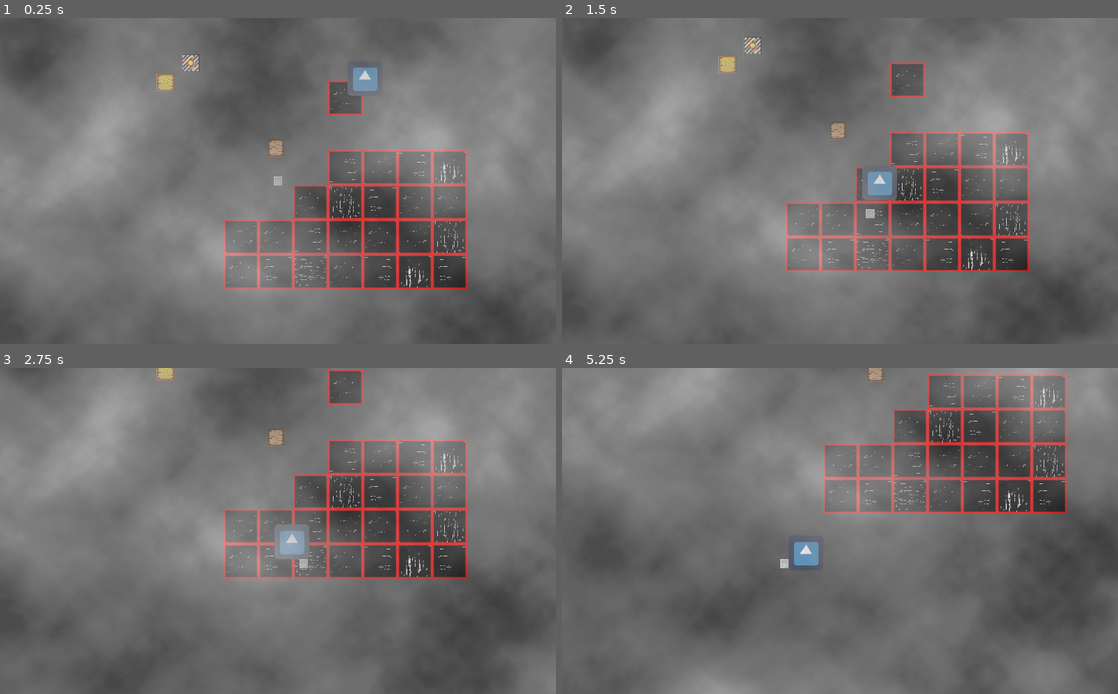
Above: before the commit, frames 1-4 (two rows, left to right).
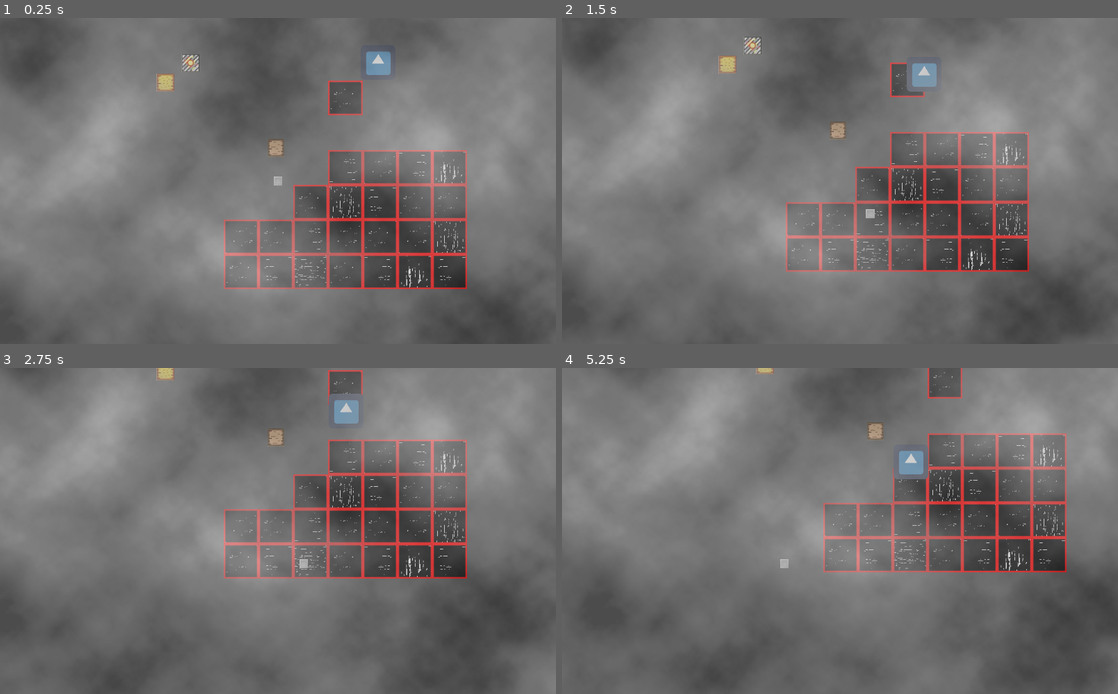
Above: after the commit, the same moments.

Repository: Screen-Punch/intd450
Game: Godot game, scene res://Scenes/colworld.tscn
The game is run twice, just before and just after one commit, with the same random seed, the same clock (stepped at 60 frames per second) and the same inputs. The engine's default icon, where the game draws it, is replaced by a stand-in: a white triangle on a blue panel in a dark square.
Inputs:
- Up to frame 1 (0.25 s): no input
- Up to frame 2 (1.5 s): hold Right (move_right) 0.53-1.28 s; hold Down (move_bottom) 0.53-1.28 s; hold Left (move_left) from 1.28 s (still down); tap Down (move_bottom) at 1.35 s
- Up to frame 3 (2.75 s): release Left (move_left) at 2.03 s; hold Right (move_right) from 2.03 s (still down); hold Down (move_bottom) from 2.03 s (still down)
- Up to frame 4 (5.25 s): release Right (move_right) at 2.78 s; release Down (move_bottom) at 2.78 s; hold Up (move_up) 2.78-3.53 s; tap Down (move_bottom) at 2.85, 4.35 s; hold Down (move_bottom) 3.53-4.28 s; hold Left (move_left) from 3.53 s (still down); hold Down (move_bottom) from 5.03 s (still down)

The runs differ from the first frame. In frame 1, 0.6% of the frame differs, in the area x 62-71%, y 10-24%; in frame 2, 1.1%; in frame 3, 1.1%; in frame 4, 32%, in the area x 0-100%, y 0-100%.

Commit message:
add_heart_beat_system

Diff:
--- /dev/null
+++ b/Scenes/Node.gd
@@ -0,0 +1,15 @@
+extends Node
+
+# class member variables go here, for example:
+# var a = 2
+# var b = "textvar"
+
+func _ready():
+	# Called when the node is added to the scene for the first time.
+	# Initialization here
+	pass
+
+#func _process(delta):
+#	# Called every frame. Delta is time since last frame.
+#	# Update game logic here.
+#	pass
--- /dev/null
+++ b/Scenes/Shaker.gd
@@ -0,0 +1,22 @@
+extends Node
+
+# class member variables go here, for example:
+# var a = 2
+# var b = "textvar"
+
+onready var camera = get_parent()
+
+var time = 0
+
+
+
+func _ready():
+	pass
+
+func shake(magnitude):
+
+	var offset = Vector2()
+	offset.x = rand_range(-magnitude,magnitude)
+	offset.y = rand_range(-magnitude,magnitude)
+	camera.set_offset(offset)
+	yield(get_tree(),"idle_frame")
--- a/Scenes/colworld.tscn
+++ b/Scenes/colworld.tscn
@@ -12,7 +12,7 @@
 custom_solver_bias = 0.0
 extents = Vector2( 16.2355, 16.2734 )
 
-[node name="colworld" type="Node2D" index="0"]
+[node name="colworld" type="Node2D"]
 
 [node name="TileMap" type="TileMap" parent="." index="0"]
 
@@ -96,9 +96,12 @@
 position = Vector2( 129.649, 97.3518 )
 next_world = "res://Scenes/colworld2.tscn"
 
-[node name="Monster" parent="." index="6" instance=ExtResource( 5 )]
+[node name="Monster" parent="." index="6" groups=[
+"Monster",
+] instance=ExtResource( 5 )]
 
 position = Vector2( 484.958, 85.9419 )
+SPEED = 50
 
 [node name="Fog" type="Sprite" parent="." index="7"]
 
--- a/Scenes/colworld2.tscn
+++ b/Scenes/colworld2.tscn
@@ -4,7 +4,7 @@
 [ext_resource path="res://Scenes/player.tscn" type="PackedScene" id=2]
 [ext_resource path="res://Scenes/next_W.tscn" type="PackedScene" id=3]
 
-[node name="colworld2" type="Node"]
+[node name="colworld2" type="Node" index="0"]
 
 [node name="TileMap" type="TileMap" parent="." index="0"]
 
@@ -24,7 +24,7 @@
 collision_mask = 1
 occluder_light_mask = 1
 format = 1
-tile_data = PoolIntArray( 0, 1, 0, 1, 1, 0, 2, 1, 0, 3, 1, 0, 4, 1 …(1235 unchanged characters)…
+tile_data = PoolIntArray( -1179628, 11, 0, 0, 1, 0, 1, 1, 0, 2, 1, 0, 3, 1, 0, 4, 1 …(1235 unchanged characters)…
 _sections_unfolded = [ "Cell" ]
 
 [node name="player" parent="." index="1" instance=ExtResource( 2 )]
--- a/Scenes/player.tscn
+++ b/Scenes/player.tscn
@@ -1,14 +1,15 @@
-[gd_scene load_steps=4 format=2]
+[gd_scene load_steps=5 format=2]
 
 [ext_resource path="res://Scripts/player.gd" type="Script" id=1]
 [ext_resource path="res://Art/player.png" type="Texture" id=2]
+[ext_resource path="res://Scenes/Shaker.gd" type="Script" id=3]
 
 [sub_resource type="RectangleShape2D" id=1]
 
 custom_solver_bias = 0.0
 extents = Vector2( 8, 8 )
 
-[node name="player" type="KinematicBody2D" index="0" groups=[
+[node name="player" type="KinematicBody2D" groups=[
 "Player",
 ]]
 
@@ -53,3 +54,8 @@
 editor_draw_screen = true
 editor_draw_limits = false
 editor_draw_drag_margin = false
+_sections_unfolded = [ "Offset" ]
+
+[node name="Shaker" type="Node" parent="Camera2D" index="0"]
+
+script = ExtResource( 3 )
--- a/Scripts/Monster.gd
+++ b/Scripts/Monster.gd
@@ -1,6 +1,6 @@
 extends KinematicBody2D
 
-export (int) var SPEED = 200
+export (int) var SPEED = 50
 var target
 var velocity
 
--- a/Scripts/player.gd
+++ b/Scripts/player.gd
@@ -5,7 +5,16 @@
 
 # Member variables
 const MOTION_SPEED = 160 # Pixels/second
+var distance = 500
 
+var target
+
+var timer = 0
+var magnitude = 10
+var gap = 0.1
+
+func _ready():
+	target = get_tree().get_nodes_in_group("Monster")[0]
 
 func _physics_process(delta):
 	var motion = Vector2()
@@ -22,3 +31,15 @@
 	motion = motion.normalized() * MOTION_SPEED
 
 	move_and_slide(motion)
+
+func _process(delta):
+	distance = sqrt(pow((target.position.x - position.x),2) + pow((target.position.y - position.y),2))
+	timer += delta
+	print(magnitude)
+	if distance < 100 and timer > gap:
+		update_magnitude_and_gap(distance)
+		$Camera2D/Shaker.shake(magnitude)
+		timer = 0
+
+func update_magnitude_and_gap(distance):
+	magnitude = pow(2,-distance/50) * 25
